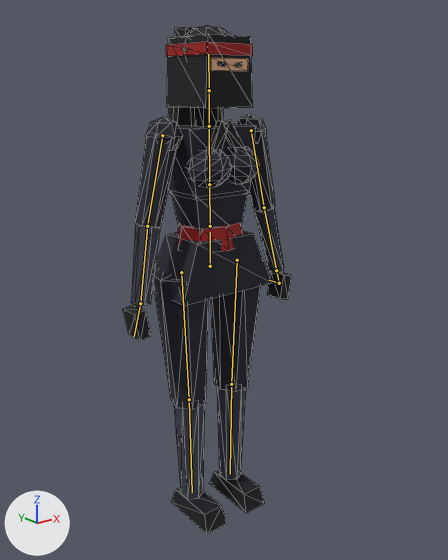
The glTF model assets/characters/ninja.glb, before and after one commit.
Rendered twice from a 50 mm camera at (-1.146, -1.501, 1.404) aimed at (-0.058, -0.141, 0.86). Arrows for +X, +Y and +Z are at lower left; the lights stay in place. The first picture is the older version. The bones that change, and the others that lie on the model, are drawn over the model as lines. Mesh edges are drawn as thin lines.

Names of what the first picture shows: 'Ninja'.
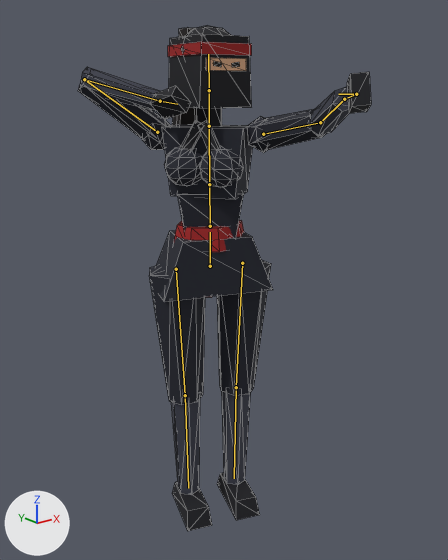
The newer file adds an action. The first version stands in its rest pose; the second is drawn at frame 6 of the action 'ShortbowShoot'.

What changed in the scene script:
```text
Change bone_hips:
    where bone_hips = bpy.data.objects['Ninja_Rig'].pose.bones['hips']
    bone_hips.rotation_quaternion: (1.0, 0.0, 0.0, 0.0) -> (0.985, 0.0, -0.174, 0.0)  # degrees (0, 0, 0) -> degrees (0, -20, 0)
Change bone_spine:
    where bone_spine = bpy.data.objects['Ninja_Rig'].pose.bones['spine']  # child of 'hips'
    bone_spine.rotation_quaternion: (1.0, 0.0, 0.0, 0.0) -> (0.991, 0.0, -0.131, 0.0)  # degrees (0, 0, 0) -> degrees (0, -15, 0)
Change bone_chest:
    where bone_chest = bpy.data.objects['Ninja_Rig'].pose.bones['chest']  # child of 'spine'
    bone_chest.rotation_quaternion: (1.0, 0.0, 0.0, 0.0) -> (0.985, 0.0, -0.174, 0.0)  # degrees (0, 0, 0) -> degrees (0, -20, 0)
Change bone_neck:
    where bone_neck = bpy.data.objects['Ninja_Rig'].pose.bones['neck']  # child of 'chest'
    bone_neck.rotation_quaternion: (1.0, 0.0, 0.0, 0.0) -> (0.986, 0.0, 0.167, 0.0)  # degrees (0, 0, 0) -> degrees (0, 19, 0)
Change bone_head:
    where bone_head = bpy.data.objects['Ninja_Rig'].pose.bones['head']  # child of 'neck'
    bone_head.rotation_quaternion: (1.0, 0.0, 0.0, 0.0) -> (0.969, 0.0, 0.249, 0.0)  # degrees (0, 0, 0) -> degrees (0, 29, 0)
Change bone_upperarm_l:
    where bone_upperarm_l = bpy.data.objects['Ninja_Rig'].pose.bones['upperarm.L']  # child of 'chest'
    bone_upperarm_l.rotation_quaternion: (1.0, 0.0, 0.0, 0.0) -> (0.621, 0.666, -0.338, 0.237)  # degrees (0, 0, 0) -> degrees (100, -47, -13)
Change bone_forearm_l:
    where bone_forearm_l = bpy.data.objects['Ninja_Rig'].pose.bones['forearm.L']  # child of 'upperarm.L'
    bone_forearm_l.rotation_quaternion: (1.0, 0.0, 0.0, 0.0) -> (0.977, 0.007, -0.056, -0.204)  # degrees (0, 0, 0) -> degrees (2, -6, -24)
Change bone_hand_l:
    where bone_hand_l = bpy.data.objects['Ninja_Rig'].pose.bones['hand.L']  # child of 'forearm.L'
    bone_hand_l.rotation_quaternion: (1.0, 0.0, 0.0, 0.0) -> (0.996, 0.021, 0.023, 0.089)  # degrees (0, 0, 0) -> degrees (3, 2, 10)
Change bone_upperarm_r:
    where bone_upperarm_r = bpy.data.objects['Ninja_Rig'].pose.bones['upperarm.R']  # child of 'chest'
    bone_upperarm_r.rotation_quaternion: (1.0, 0.0, 0.0, 0.0) -> (-0.537, -0.51, -0.053, 0.67)  # degrees (0, 0, 0) -> degrees (45, 48, -82)
Change bone_forearm_r:
    where bone_forearm_r = bpy.data.objects['Ninja_Rig'].pose.bones['forearm.R']  # child of 'upperarm.R'
    bone_forearm_r.rotation_quaternion: (1.0, 0.0, 0.0, 0.0) -> (0.016, 0.004, 0.313, 0.949)  # degrees (0, 0, 0) -> degrees (37, 0, 178)
Change bone_hand_r:
    where bone_hand_r = bpy.data.objects['Ninja_Rig'].pose.bones['hand.R']  # child of 'forearm.R'
    bone_hand_r.rotation_quaternion: (1.0, 0.0, 0.0, 0.0) -> (0.894, 0.392, 0.113, -0.186)  # degrees (0, 0, 0) -> degrees (45, 20, -15)
```

Changed parts and their boxes [x1, y1, x2, y2] in the pictures (448 x 560 px):
'Ninja', posed (73% wider)
    before: [123, 25, 292, 534]
    after: [78, 26, 371, 531]
bone 'upperarm.L', root to tip
    before: (251, 130) to (264, 207)
    after: (263, 134) to (320, 122)
bone 'forearm.L', root to tip
    before: (264, 207) to (276, 270)
    after: (320, 122) to (344, 99)
bone 'hand.L', root to tip
    before: (276, 270) to (279, 283)
    after: (344, 99) to (356, 94)
bone 'upperarm.R', root to tip
    before: (162, 135) to (147, 226)
    after: (157, 132) to (84, 79)
bone 'forearm.R', root to tip
    before: (147, 226) to (140, 303)
    after: (84, 79) to (160, 101)
bone 'hand.R', root to tip
    before: (140, 303) to (134, 336)
    after: (160, 101) to (177, 104)
